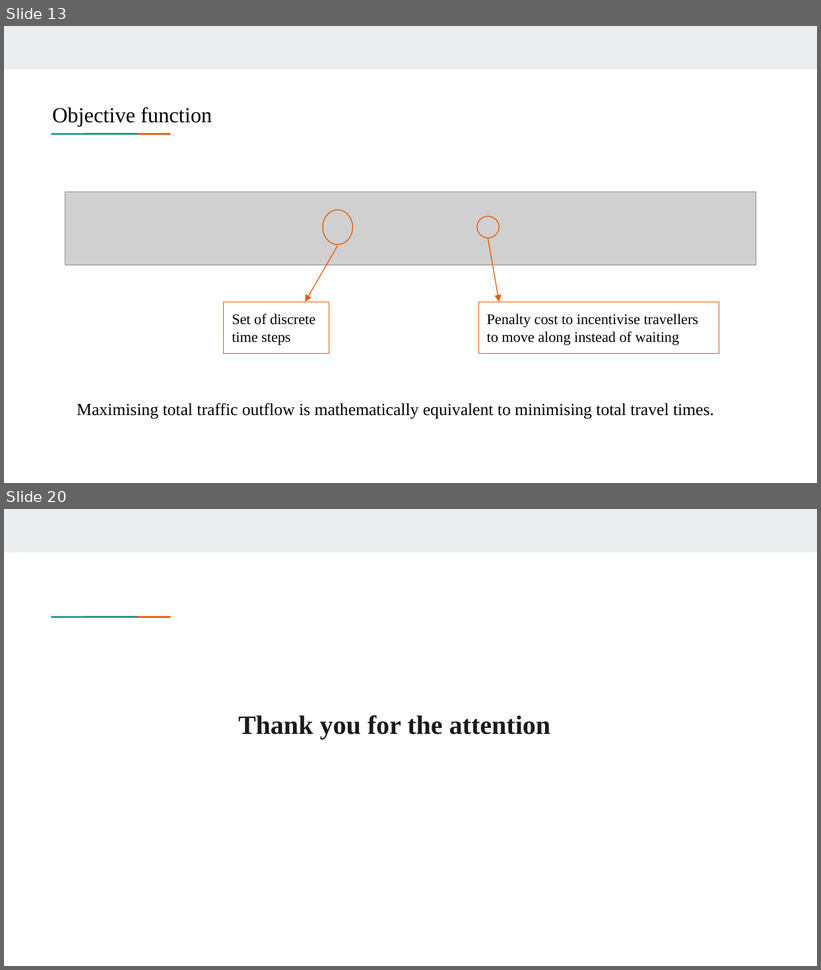
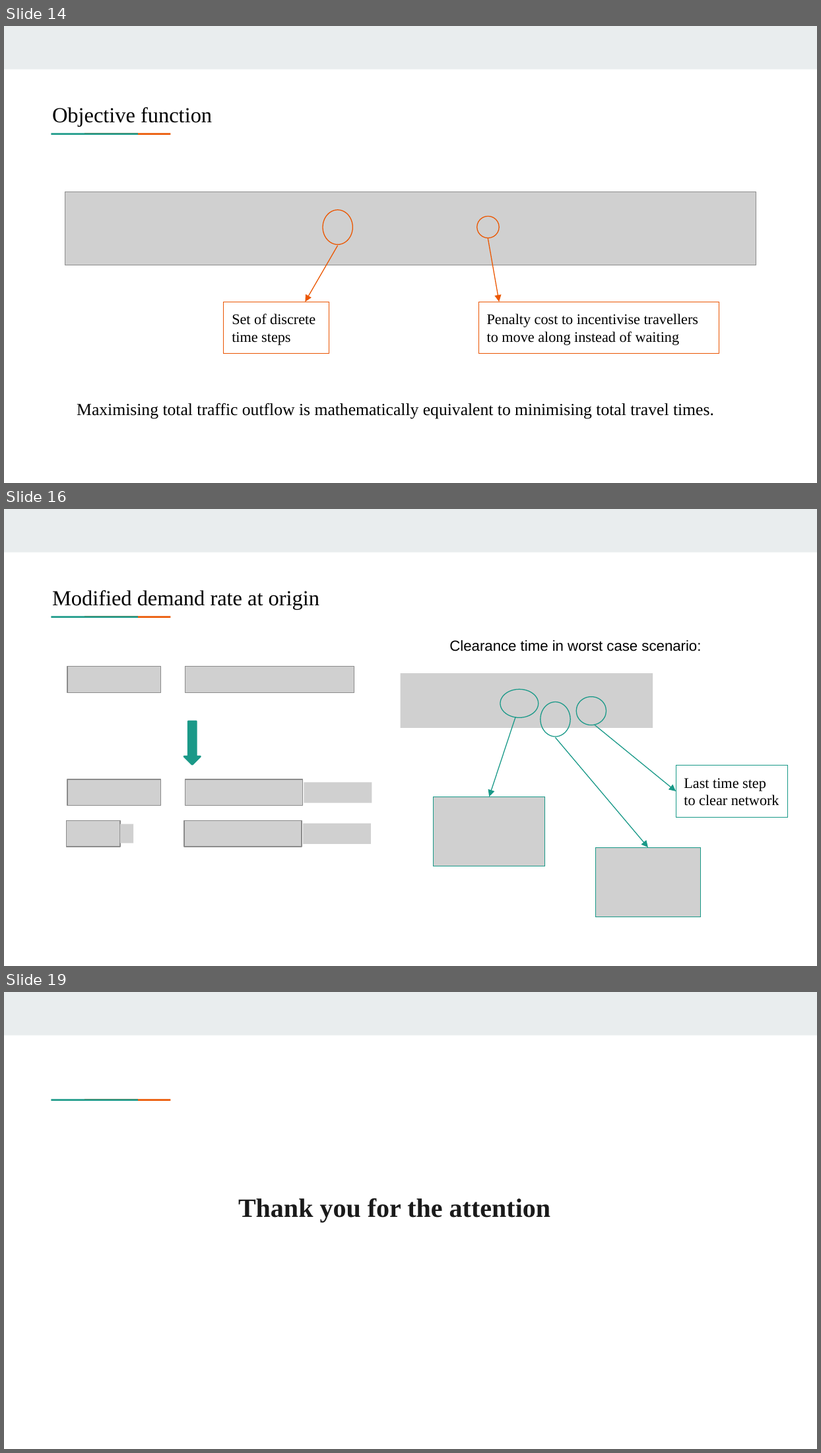
Before and after one commit to saraserafino/WirelessChargingLanes-Optimisation, a slide deck: presentation.pptx. Shown one above the other, each under a label of ours: slides 13 and 20 before the commit, slides 14, 16 and 19 after it; the slides between them are not shown. The pictures are 821x970 and 821x1453 pixels, drawn with LibreOffice and Linux fonts; fonts in the diff are those of the drawing; grey boxes stand for pictures. Boxes give left, top, right and bottom in pixels: in the first picture for what was removed or moved away, otherwise in the second. Text is boxed around its words. In the diff, an @@ line names an element or a change of style, - is before the commit and + after.

```diff
--- a/presentation.pptx
+++ b/presentation.pptx
@@ slide 16 added at box(4, 509, 817, 966), background #FFFFFF; not listed: 3 template elements that a slide beside it also shows @@
@@ text added at box(52, 590, 319, 610), 19 pt, text #000000 @@
+Modified demand rate at origin
@@ text added at box(450, 640, 701, 652), 13 pt, text #000000 @@
+Clearance time in worst case scenario:
@@ picture added at box(67, 667, 161, 692) @@
@@ picture added at box(186, 667, 354, 692) @@
@@ picture added at box(401, 673, 653, 727) @@
@@ ellipse added at box(500, 690, 538, 718), outline #199988 0.75 pt @@
@@ ellipse added at box(541, 702, 571, 737), outline #199988 0.75 pt @@
@@ ellipse added at box(576, 697, 607, 725), outline #199988 0.75 pt @@
@@ down arrow added at box(185, 722, 201, 764), fill #1A9988, outline #1A9988 1.5 pt @@
@@ arrow added from (516, 717) to (490, 797), #199988 0.75 pt @@
@@ arrow added from (595, 725) to (676, 791), #199988 0.75 pt @@
@@ arrow added from (555, 737) to (648, 848), #199988 0.75 pt @@
@@ rectangle added at box(676, 765, 788, 817), outline #199988 0.75 pt, 13 pt, text #000000 @@
+Last time step to clear network
@@ picture added at box(67, 780, 161, 806) @@
@@ picture added at box(186, 780, 303, 806) @@
@@ picture added at box(304, 782, 372, 803) @@
@@ picture added at box(433, 797, 545, 867) @@
@@ picture added at box(67, 821, 120, 846) @@
@@ picture added at box(120, 824, 133, 844) @@
@@ picture added at box(185, 821, 302, 846) @@
@@ picture added at box(303, 824, 372, 844) @@
@@ picture added at box(595, 848, 701, 918) @@
@@ what was slide 13 is now slide 14 @@
@@ what was slide 20 is now slide 19 @@
```
Also in this commit, not shown: 4 slides changed, 2 other slides added, 4 slides removed.
